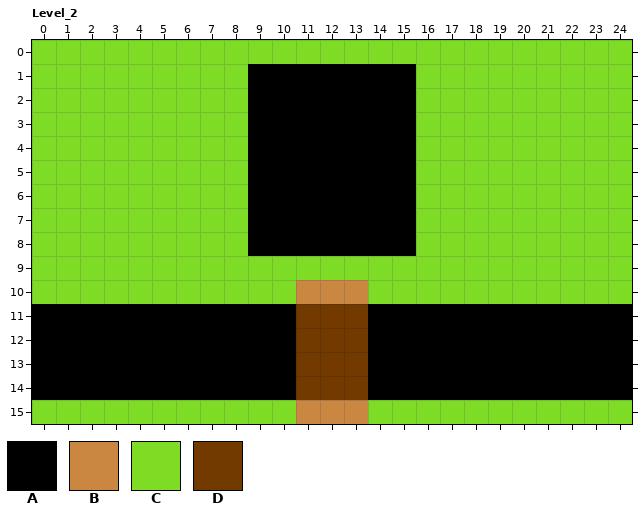
LDtk project -- TopDownGame/assets/TiledMap/map.ldtk. This is how it looked before the edit.
Cells are 16x16 px. Shown: Level_2 x 0..24, y 0..15. The commit also changed other parts of the map, which this record leaves out.
Key: from "Col": A 1 "_"; from "Tiles": B 0, C 1, D 4.
_ is an empty cell, # one hidden under a higher layer.
Layer "Tiles" before, first column x 0:
 0 CCCCCCCCCCCCCCCCCCCCCCCCC
 1 CCCCCCCCC#######CCCCCCCCC
 2 CCCCCCCCC#######CCCCCCCCC
 3 CCCCCCCCC#######CCCCCCCCC
 4 CCCCCCCCC#######CCCCCCCCC
 5 CCCCCCCCC#######CCCCCCCCC
 6 CCCCCCCCC#######CCCCCCCCC
 7 CCCCCCCCC#######CCCCCCCCC
 8 CCCCCCCCC#######CCCCCCCCC
 9 CCCCCCCCCCCCCCCCCCCCCCCCC
10 CCCCCCCCCCCBBBCCCCCCCCCCC
11 ###########DDD###########
12 ###########DDD###########
13 ###########DDD###########
14 ###########DDD###########
15 CCCCCCCCCCCBBBCCCCCCCCCCC
Layer "Col" before, first column x 0:
 0 _________________________
 1 _________AAAAAAA_________
 2 _________AAAAAAA_________
 3 _________AAAAAAA_________
 4 _________AAAAAAA_________
 5 _________AAAAAAA_________
 6 _________AAAAAAA_________
 7 _________AAAAAAA_________
 8 _________AAAAAAA_________
 9 _________________________
10 _________________________
11 AAAAAAAAAAA___AAAAAAAAAAA
12 AAAAAAAAAAA___AAAAAAAAAAA
13 AAAAAAAAAAA___AAAAAAAAAAA
14 AAAAAAAAAAA___AAAAAAAAAAA
15 _________________________
After:
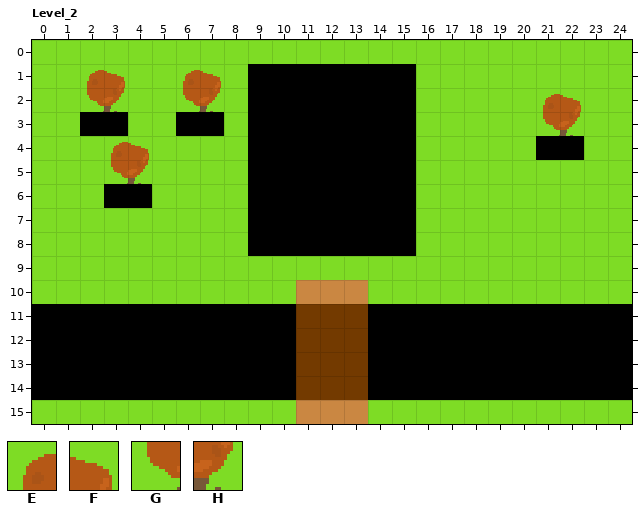
Further tiles: from "Tiles": E 1 under 10, F 1 under 11, G 1 under 15, H 1 under 16.
Change:
Changed rows in their new state; . is an unchanged cell.
Layer "Tiles":
first column x 2:
 1 EF..EF...............
 2 GH..GH.............EF
 3 ##..##.............GH
 4 .EF................##
 5 .GH..................
 6 .##..................
Layer "Col":
first column x 2:
 3 AA..AA...............
 4 ...................AA
 6 .AA..................
